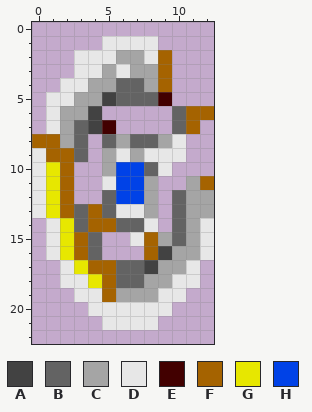
Pixel-art sprite: game-projects/r-type/objects/enemies/01/shell/images/shell_3.png. The first picture shows the starting point.
The file is 13x23 pixels.
Palette (. is transparent): A #424242  B #636363  C #a5a5a5  D #e7e7e7  E #420000  F #a56300  G #e7e700  H #0042e7
Pixels before, first column x 0:
 1 .....DDDD....
 2 ...DDDCCDF...
 3 ...DDCDCCF...
 4 ..DDCCBBCF...
 5 .DDCCABBBE...
 6 .DCCA.....BFF
 7 .DCBAE....BF.
 8 FFCB.BCBBCD..
 9 DFFB.CDCDDD..
10 DGF..CHHBD...
11 DGF..DHHC..CF
12 DGF..BHHC.BCC
13 DGFBFBDDC.BCC
14 .DGBFFBBD.BCD
15 .DGFB..DFCBCD
16 .DGFB...FACCD
17 ..DGFFBBACCD.
18 ..DDGFBBCCDD.
19 ...DDFCCCDD..
20 ....DDDDDD...
21 .....DDDD....
New version:
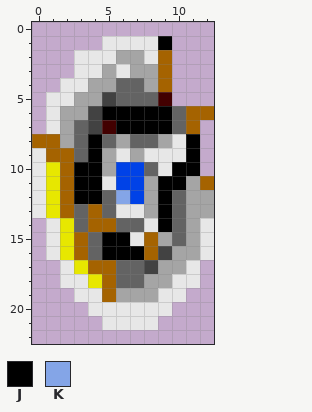
Colours new in this view: J #000000  K #84a5e7
Commit message: Shell tweaks + arcade palette
The exact change:
y 1: x 9 . -> J
y 6: x 5..9 ..... -> JJJJJ
y 7: x 6..9 .... -> JJJJ
y 8..9: x 4 . -> J; x 11 . -> J
y 10: x 3..4 .. -> JJ; x 10..11 .. -> JJ
y 11: x 3..4 .. -> JJ; x 9..10 .. -> JJ
y 12: x 3..4 .. -> JJ; x 6 H -> K; x 9 . -> J
y 13..14: x 9 . -> J
y 15: x 5..6 .. -> JJ
y 16: x 5..7 ... -> JJJ
Boxes around the changes in both pictures, in picture pixels (x1, y1, x2, y2):
added: (158, 36, 172, 50)
changed: (74, 106, 200, 260)
